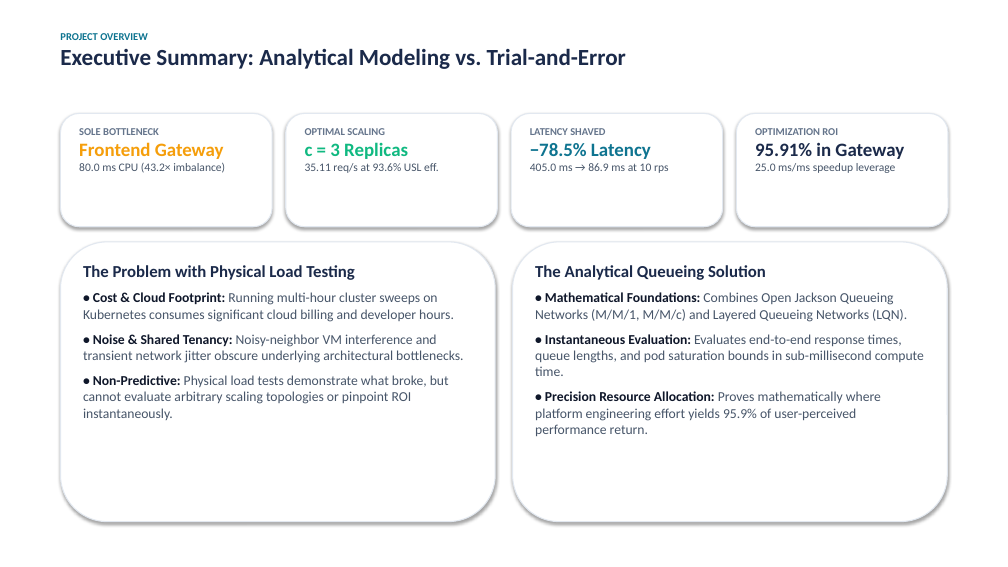
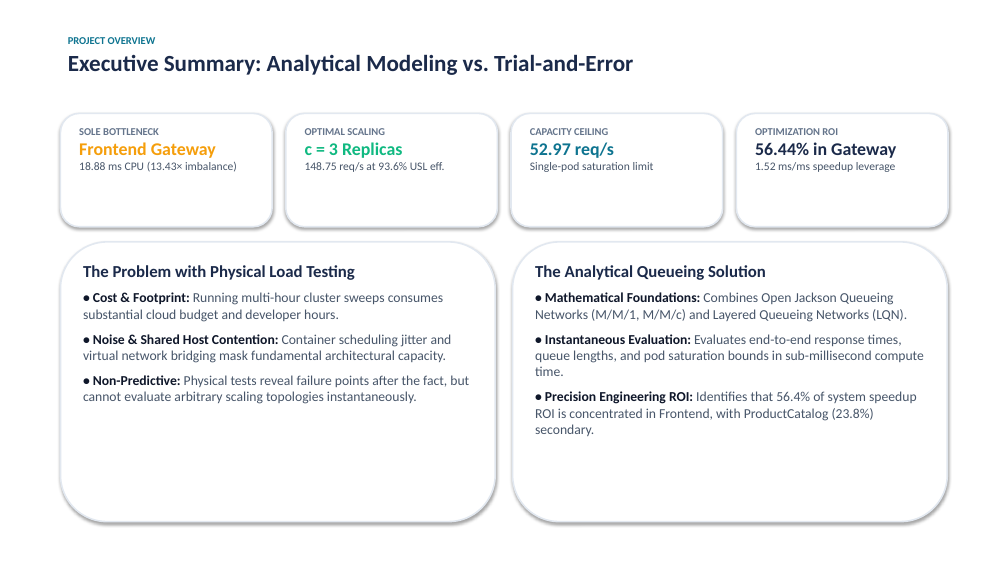
Before and after one commit to Silvio777-hub/Analytical-QN-LQN-Model-of-a-Microservice-Application, a slide deck: slide 2 of SPE_2025-26_Final_Presentation_Janneh_Silvio.pptx. Drawn at 1008x567 pixels with LibreOffice and Linux fonts; fonts in the diff are those of the drawing. Boxes give left, top, right and bottom in pixels: in the first picture for what was removed or moved away, otherwise in the second. Text is boxed around its words. In the diff, an @@ line names an element or a change of style, - is before the commit and + after.

```diff
--- a/SPE_2025-26_Final_Presentation_Janneh_Silvio.pptx
+++ b/SPE_2025-26_Final_Presentation_Janneh_Silvio.pptx
@@ text at (68, 54, 633, 75): more space between paragraphs @@
@@ text at (79, 142, 216, 158): size 18 to 17 pt in "Frontend Gateway" @@
@@ text at (305, 142, 403, 158): size 18 to 17 pt in "c = 3 Replicas" @@
@@ text at (530, 128, 654, 172): text changed @@
-LATENCY SHAVED
-−78.5% Latency
-405.0 ms → 86.9 ms at 10 rps
+CAPACITY CEILING
+52.97 req/s
+Single-pod saturation limit
@@ text at (755, 142, 896, 172): text changed @@
-95.91% in Gateway
-25.0 ms/ms speedup leverage
+56.44% in Gateway
+1.52 ms/ms speedup leverage
@@ text at (79, 162, 237, 172): text changed @@
-80.0 ms CPU (43.2× imbalance)
+18.88 ms CPU (13.43× imbalance)
@@ text at (305, 162, 445, 172): text changed @@
-35.11 req/s at 93.6% USL eff.
+148.75 req/s at 93.6% USL eff.
@@ outline #E2E8F0 1 pt to #E2E8F0 1.5 pt in 6 elements at (60, 113, 272, 227), (286, 113, 498, 227), (511, 113, 723, 227), (737, 113, 948, 227), (60, 242, 495, 522), (513, 242, 948, 522) @@
@@ text at (83, 292, 469, 404): text changed @@
-• Cost & Cloud Footprint: Running multi-hour cluster sweeps on Kubernetes consumes significant cloud billing and developer hours.
-• Noise & Shared Tenancy: Noisy-neighbor VM interference and transient network jitter obscure underlying architectural bottlenecks.
-• Non-Predictive: Physical load tests demonstrate what broke, but cannot evaluate arbitrary scaling topologies or pinpoint ROI instantaneously.
+• Cost & Footprint: Running multi-hour cluster sweeps consumes substantial cloud budget and developer hours.
+• Noise & Shared Host Contention: Container scheduling jitter and virtual network bridging mask fundamental architectural capacity.
+• Non-Predictive: Physical tests reveal failure points after the fact, but cannot evaluate arbitrary scaling topologies instantaneously.
@@ text at (535, 391, 917, 436): text changed @@
-• Precision Resource Allocation: Proves mathematically where platform engineering effort yields 95.9% of user-perceived performance return.
+• Precision Engineering ROI: Identifies that 56.4% of system speedup ROI is concentrated in Frontend, with ProductCatalog (23.8%) secondary.
```
Also in this commit, not shown: 12 other slides changed, 1 other file.
